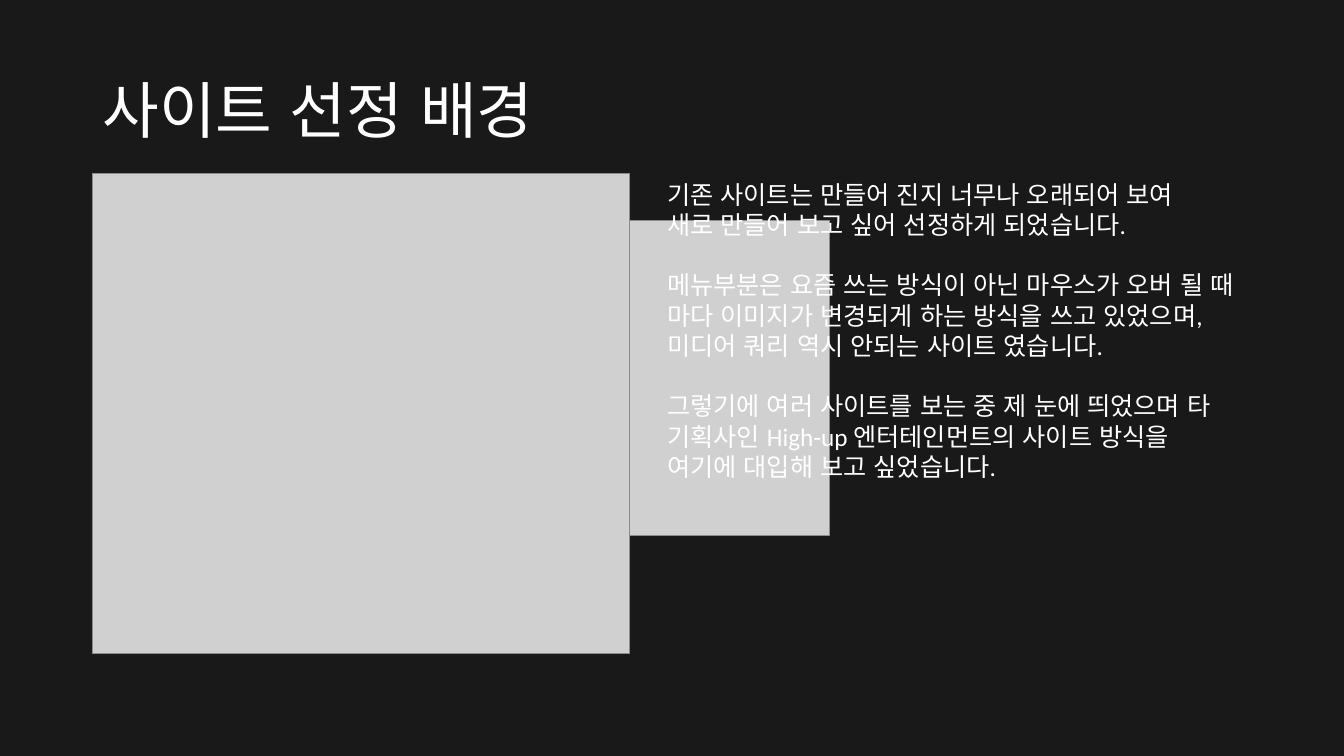
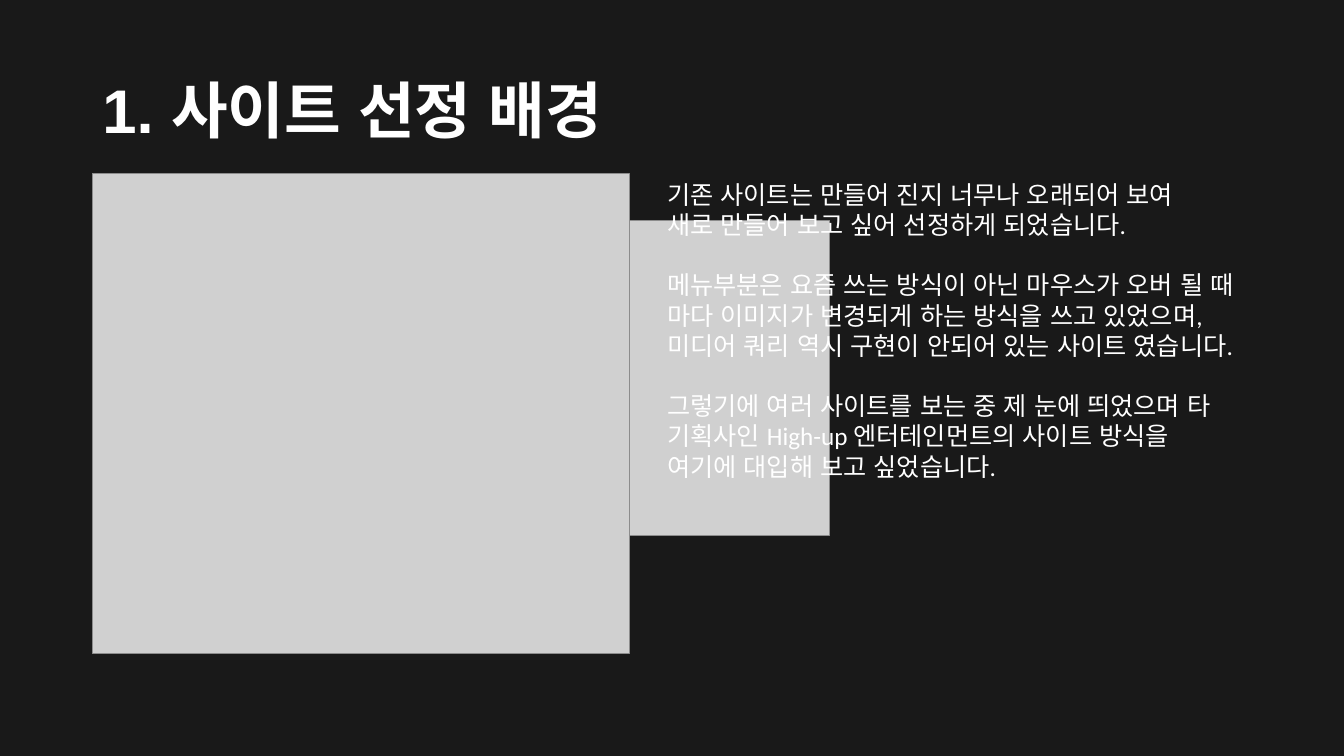
Before and after one commit to JKM0722/JKM_exec01, a slide deck: slide 3 of 003/가이드문서/WM Entertainment.pptx (slide 2 before the commit). Drawn at 1344x756 pixels with LibreOffice and Linux fonts; fonts in the diff are those of the drawing; grey boxes stand for pictures. Boxes give left, top, right and bottom in pixels: in the first picture for what was removed or moved away, otherwise in the second. Text is boxed around its words. In the diff, an @@ line names an element or a change of style, - is before the commit and + after.

```diff
--- a/003/가이드문서/WM Entertainment.pptx
+++ b/003/가이드문서/WM Entertainment.pptx
@@ title at [102,81,602,139]: text changed; font Calibri to Arial; bold on @@
-사이트 선정 배경
+1. 사이트 선정 배경
@@ text at [667,269,1233,361]: text changed @@
-메뉴부분은 요즘 쓰는 방식이 아닌 마우스가 오버 될 때 마다 이미지가 변경되게 하는 방식을 쓰고 있었으며, 미디어 쿼리 역시 안되는 사이트 였습니다.
+메뉴부분은 요즘 쓰는 방식이 아닌 마우스가 오버 될 때 마다 이미지가 변경되게 하는 방식을 쓰고 있었으며, 미디어 쿼리 역시 구현이 안되어 있는 사이트 였습니다.
```
Also in this commit, not shown: 4 other slides changed, 1 slide added, 3 other files.
